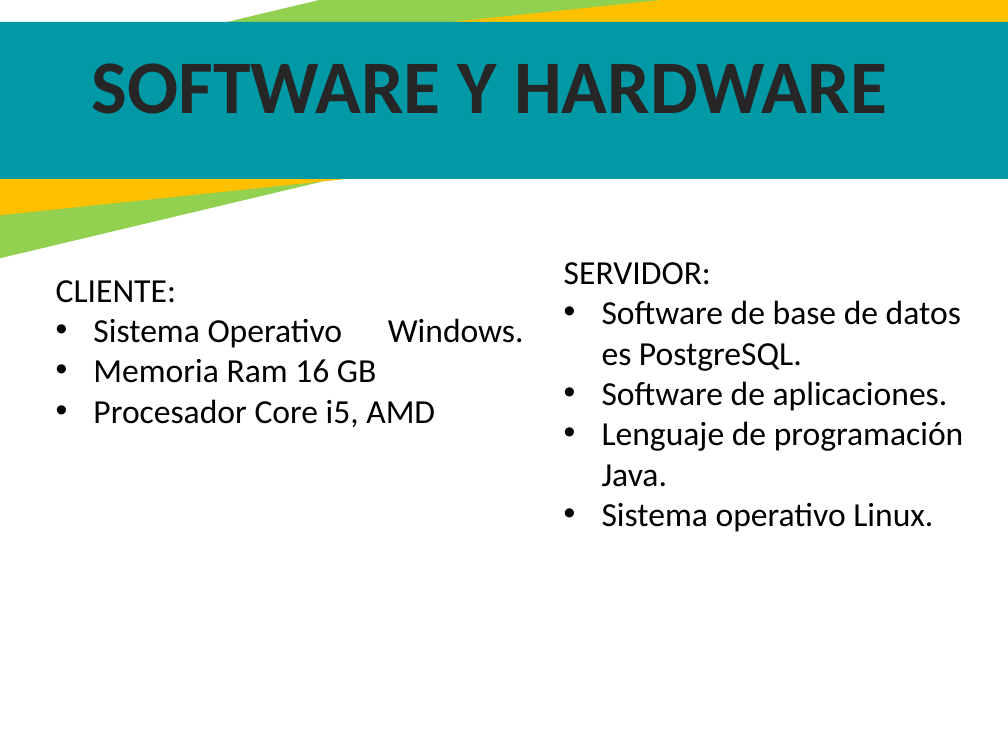
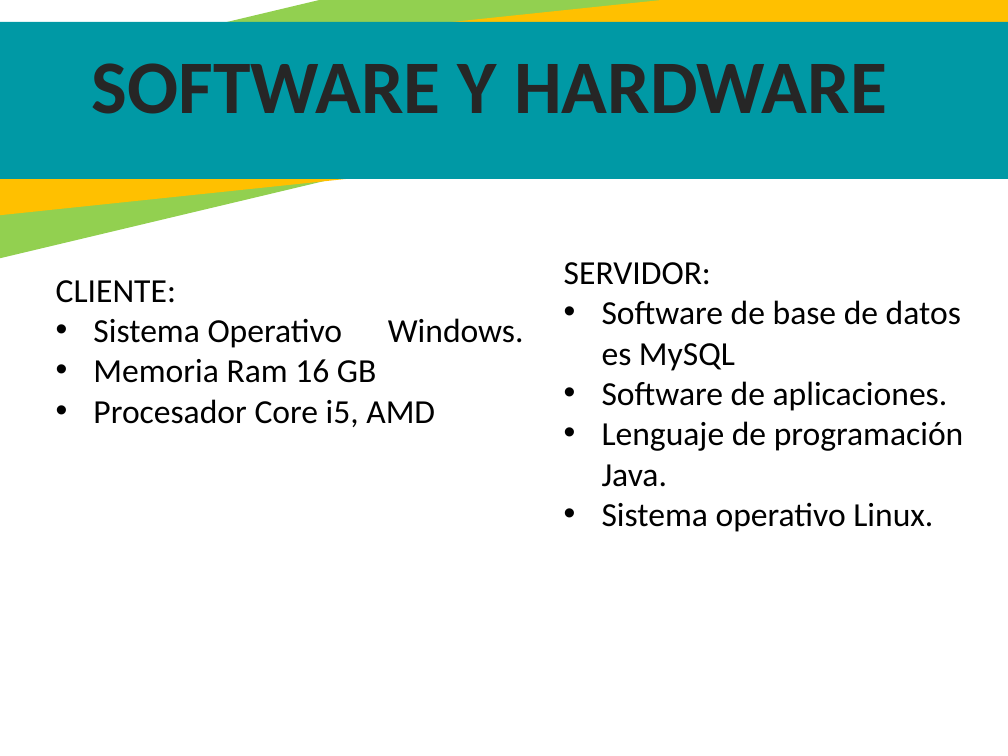
Before and after one commit to Natalia-Velasquez/proyecto_1132322-ConfeWare-, a slide deck: slide 15 of Presentacioìn_Proyectos_ADSI ConfeWare.pptx. Drawn at 1008x756 pixels with LibreOffice and Linux fonts; fonts in the diff are those of the drawing. Boxes give left, top, right and bottom in pixels: in the first picture for what was removed or moved away, otherwise in the second. Text is boxed around its words. In the diff, an @@ line names an element or a change of style, - is before the commit and + after.

```diff
--- a/Presentacioìn_Proyectos_ADSI ConfeWare.pptx
+++ b/Presentacioìn_Proyectos_ADSI ConfeWare.pptx
@@ text at [602,300,961,371]: text changed @@
-• Software de base de datos es PostgreSQL.
+• Software de base de datos es MySQL
```
Also in this commit, not shown: 3 other slides changed, 2 other files.
